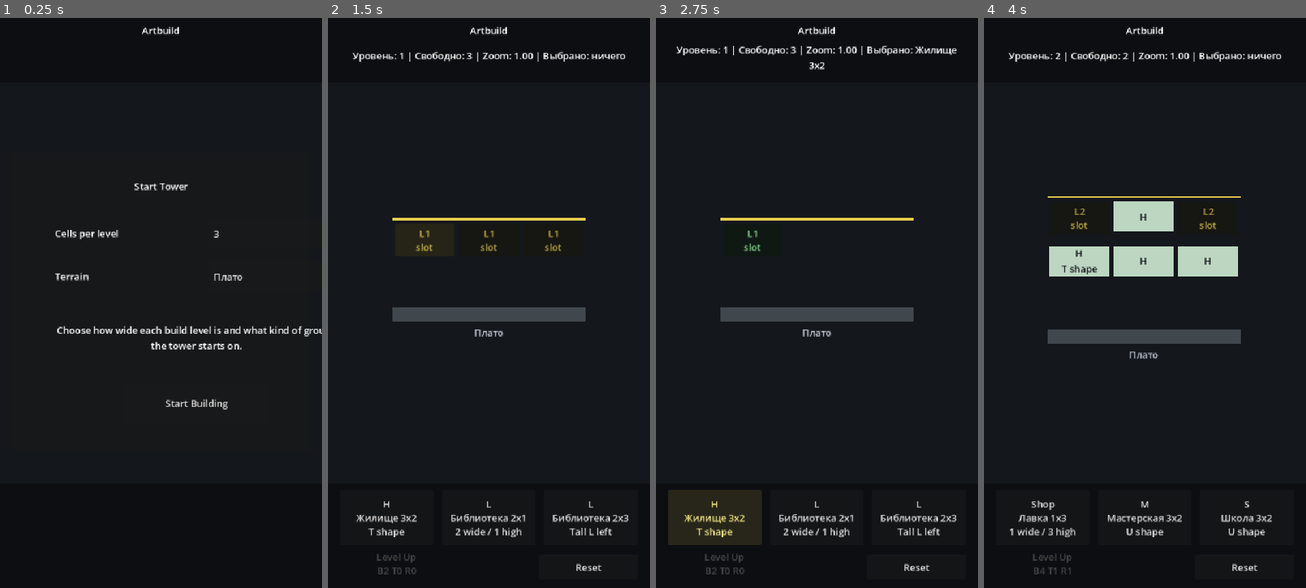
Above: before the commit, frames 1-4 (left to right).
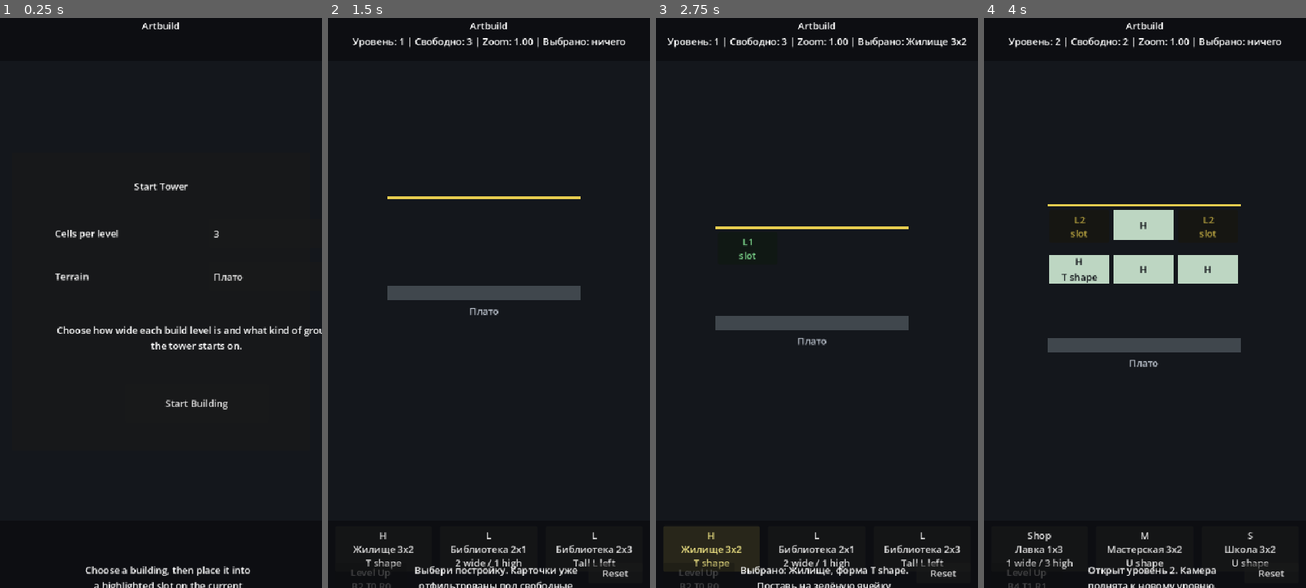
Above: after the commit, the same moments.

Repository: JUSTConnect/artbuild
Game: Godot game, scene res://scenes/main.tscn
The game is run twice, just before and just after one commit, with the same random seed, the same clock (stepped at 60 frames per second) and the same inputs.
Inputs (mouse positions are in pixels of both pictures, inside the frame that each line leads up to):
- Up to frame 1 (0.25 s): no input
- Up to frame 2 (1.5 s): click "Start Building" at 0.5 s; click (424, 240) at 1.25 s, where only the run before the commit has a clickable "L1 slot"
- Up to frame 3 (2.75 s): click "H Жилище 3x2 T shape" at 2 s
- Up to frame 4 (4 s): click "L1 slot" at 2.75 s; click "LEVEL UP" at 3.5 s

The runs differ from the first frame. In frame 1, 0.9% of the frame differs, in the area x 26-78%, y 0-100%; in frame 2, 8.0%; in frame 3, 7.9%; in frame 4, 8.7%, in the area x 6-94%, y 0-100%.

Commit message:
Register compact viewport fit controller

Diff:
--- a/project.godot
+++ b/project.godot
@@ -19,6 +19,7 @@
 
 CameraInput="*res://scripts/camera_input.gd"
 SupportRules="*res://scripts/support_rules.gd"
+ViewportFit="*res://scripts/viewport_fit.gd"
 
 [display]
 
